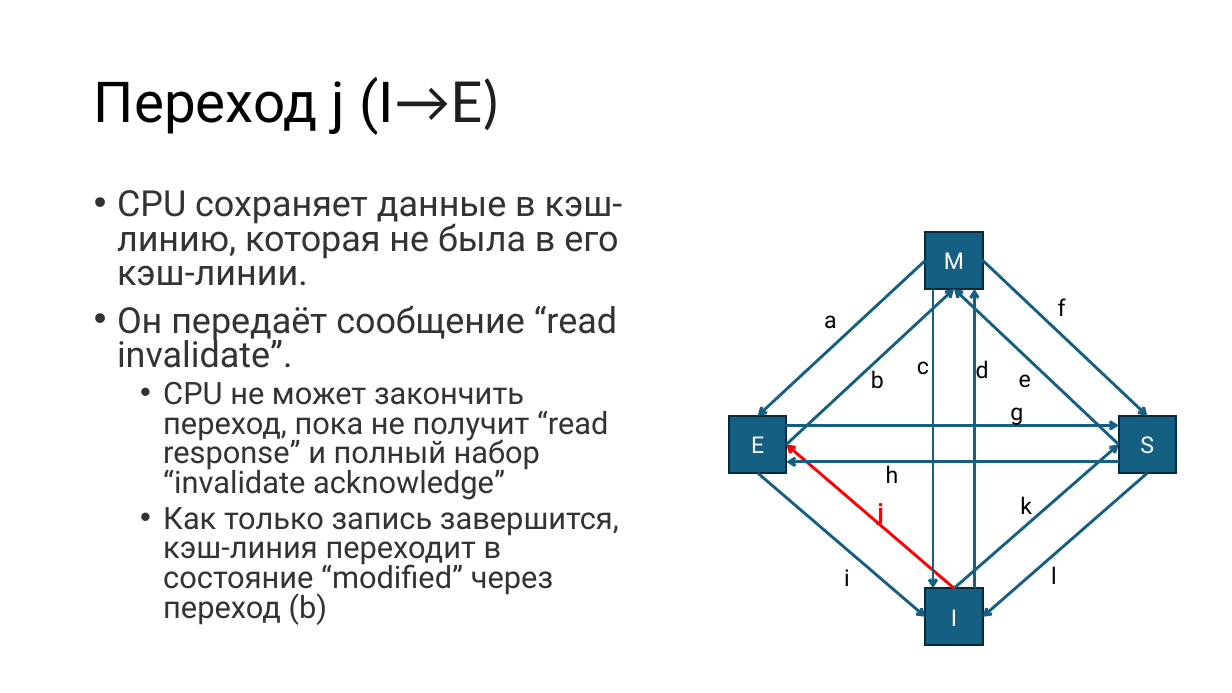
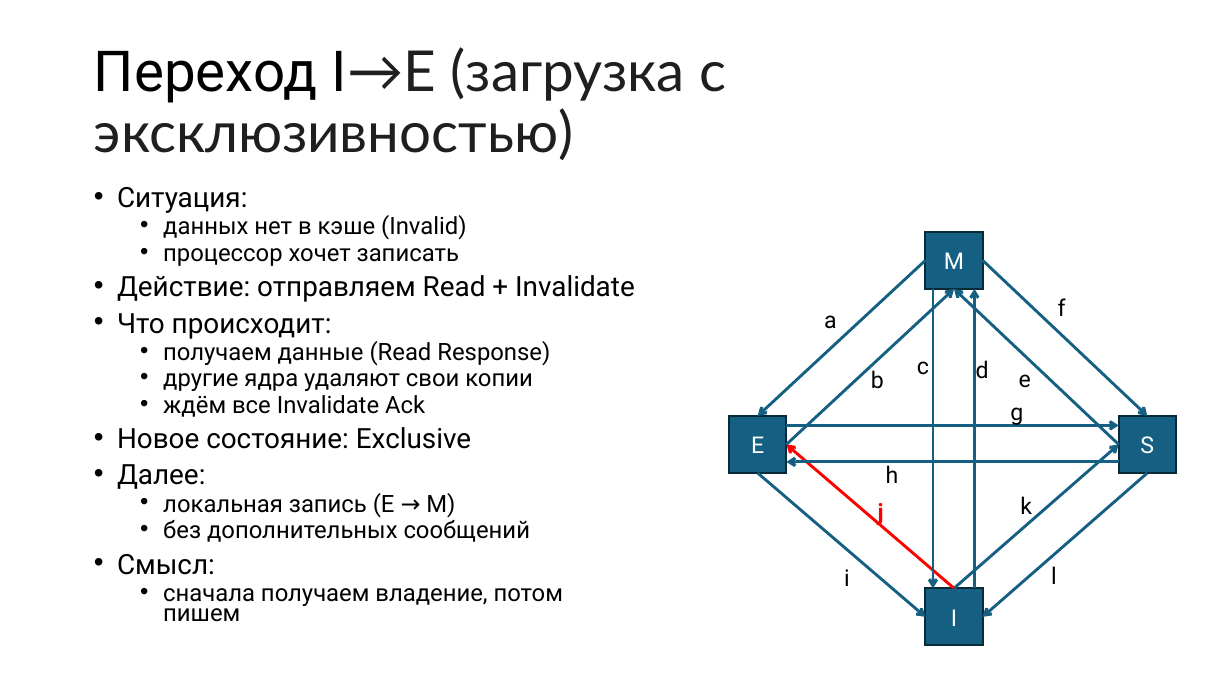
Before and after one commit to alexey-malov/pc, a slide deck: slide 33 of lectures/09/Протоколы когерентности кэш-памяти.pptx (slide 29 before the commit). Drawn at 1232x693 pixels with LibreOffice and Linux fonts; fonts in the diff are those of the drawing. Boxes give left, top, right and bottom in pixels: in the first picture for what was removed or moved away, otherwise in the second. Text is boxed around its words. In the diff, an @@ line names an element or a change of style, - is before the commit and + after.

```diff
--- a/lectures/09/Протоколы когерентности кэш-памяти.pptx
+++ b/lectures/09/Протоколы когерентности кэш-памяти.pptx
@@ title at [94,47,726,160]: text changed; font Roboto to Lato; text colour #000000 to #1F1F1F @@
-Переход j (I→E)
+Переход I→E (загрузка с эксклюзивностью)
@@ text at [117,187,635,575]: text changed; size 24 to 18.6 pt; text colour #333333 to #000000 @@
-• CPU сохраняет данные в кэш-линию, которая не была в его кэш-линии.
-• Он передаёт сообщение “read invalidate”.
-  • CPU не может закончить переход, пока не получит “read response” и полный набор “invalidate acknowledge”
-  • Как только запись завершится, кэш-линия переходит в состояние “modified” через переход (b)
+• Ситуация:
+  • данных нет в кэше (Invalid)
+  • процессор хочет записать
+• Действие: отправляем Read + Invalidate
+• Что происходит:
+  • получаем данные (Read Response)
+  • другие ядра удаляют свои копии
+  • ждём все Invalidate Ack
+• Новое состояние: Exclusive
+• Далее:
+  • локальная запись (E → M)
+  • без дополнительных сообщений
+• Смысл:
+  • сначала получаем владение, потом пишем
```
Also in this commit, not shown: 34 other slides changed, 10 slides added, 5 slides removed, 14 other files.
